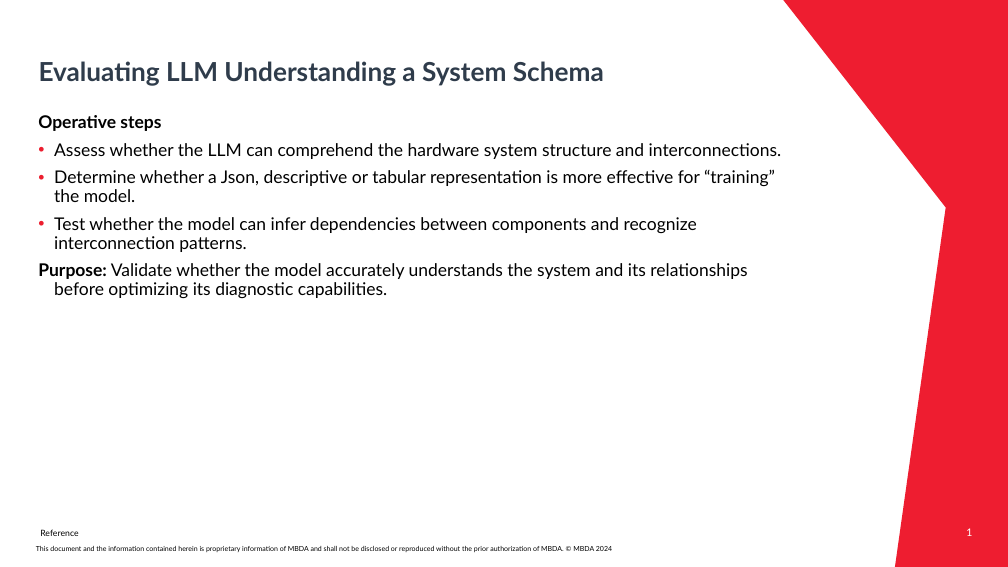
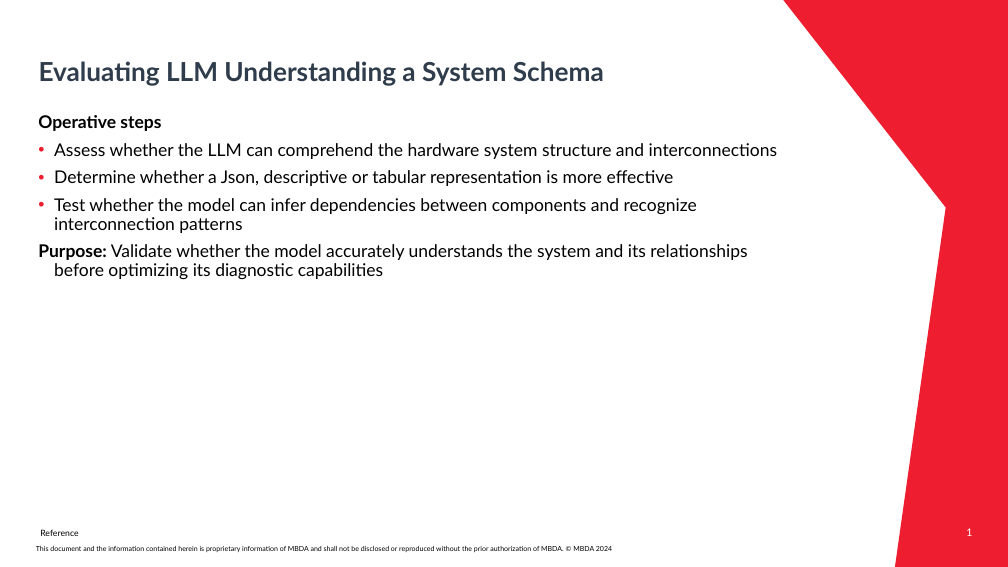
Before and after one commit to Mqtth3w/master-thesis-mbda-unipr, a slide deck: slide 1 of prompts_engineering/ICL_MBDA_Thesis_Gianvenuti.pptx. Drawn at 1008x567 pixels with LibreOffice and Linux fonts; fonts in the diff are those of the drawing; background and template pictures are left out. Boxes give left, top, right and bottom in pixels: in the first picture for what was removed or moved away, otherwise in the second. Text is boxed around its words. In the diff, an @@ line names an element or a change of style, - is before the commit and + after.

```diff
--- a/prompts_engineering/ICL_MBDA_Thesis_Gianvenuti.pptx
+++ b/prompts_engineering/ICL_MBDA_Thesis_Gianvenuti.pptx
@@ text at box(38, 143, 777, 279): text changed @@
-• Assess whether the LLM can comprehend the hardware system structure and interconnections.
-• Determine whether a Json, descriptive or tabular representation is more effective for “training” the model.
-• Test whether the model can infer dependencies between components and recognize interconnection patterns.
-Purpose: Validate whether the model accurately understands the system and its relationships before optimizing its diagnostic capabilities.
+• Assess whether the LLM can comprehend the hardware system structure and interconnections
+• Determine whether a Json, descriptive or tabular representation is more effective
+• Test whether the model can infer dependencies between components and recognize interconnection patterns
+Purpose: Validate whether the model accurately understands the system and its relationships before optimizing its diagnostic capabilities
```
Also in this commit, not shown: 2 other slides changed.
